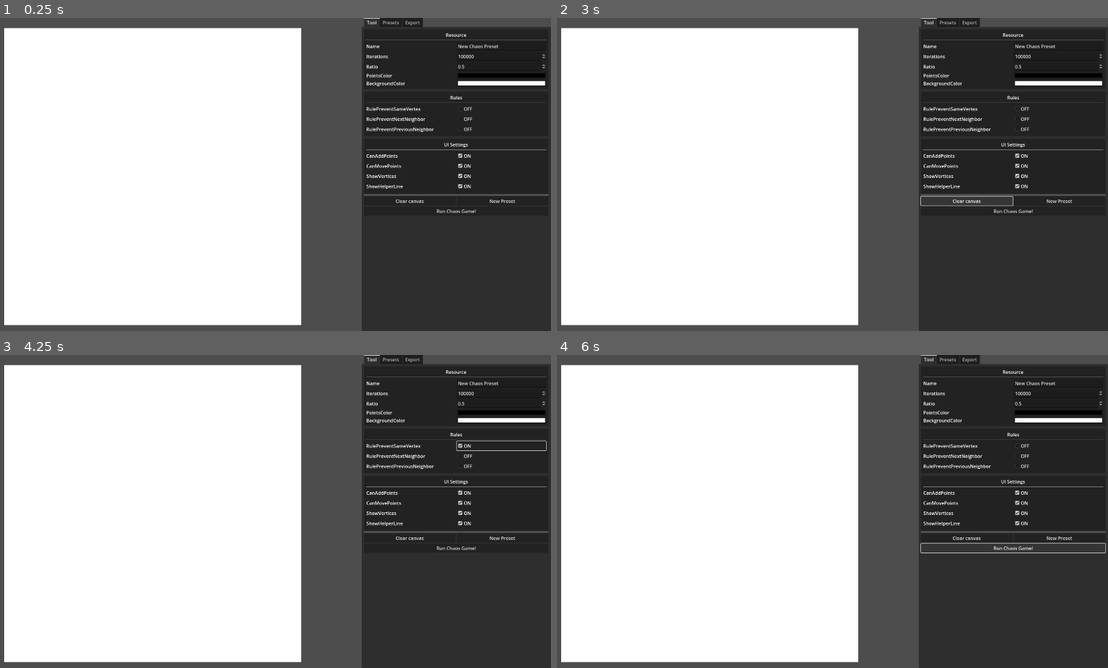
Above: before the commit, frames 1-4 (two rows, left to right).
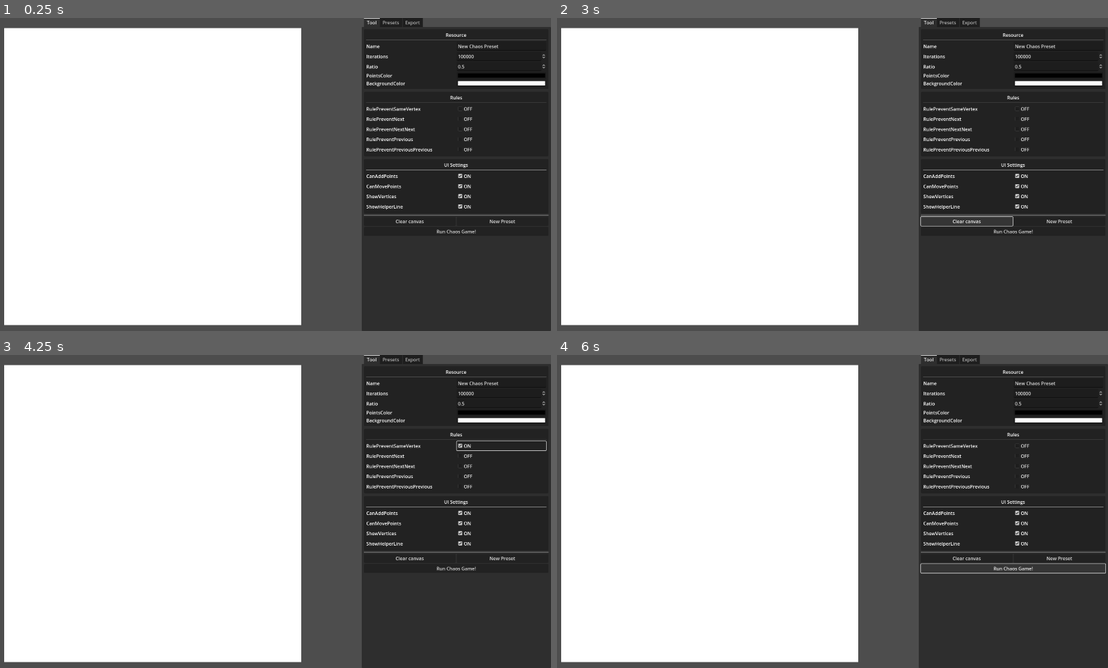
Above: after the commit, the same moments.

Repository: VojtaStruhar/chaos-game
Game: Godot game, scene res://main.tscn
The game is run twice, just before and just after one commit, with the same random seed, the same clock (stepped at 60 frames per second) and the same inputs.
Inputs:
- Up to frame 1 (0.25 s): no input
- Up to frame 2 (3 s): click "Run Chaos Game!" at 0.5 s; click "OFF" at 1.25 s; click "ON" at 2 s; click "Clear canvas" at 2.75 s
- Up to frame 3 (4.25 s): click "OFF" at 3.5 s
- Up to frame 4 (6 s): click "ON" at 4.25 s; click "Clear canvas" at 5 s; click "Run Chaos Game!" at 5.75 s

The runs differ from the first frame. In frame 1, 1.2% of the frame differs, in the area x 66-100%, y 31-69%; in frame 2, 1.4%; in frame 3, 1.2%; in frame 4, 1.6%, in the area x 65-100%, y 31-70%.

Commit message:
Add more rules

Diff:
--- a/ChaosGame.gd
+++ b/ChaosGame.gd
@@ -22,10 +22,14 @@
 		# Apply rules here
 		if preset.rule_prevent_same_vertex:
 			remove_indices.append(current_index)
-		if preset.rule_prevent_next_neighbor:
+		if preset.rule_prevent_next:
 			remove_indices.append((current_index + 1) % preset.points.size())
-		if preset.rule_prevent_previous_neighbor:
+		if preset.rule_prevent_next_next:
+			remove_indices.append((current_index + 2) % preset.points.size())
+		if preset.rule_prevent_previous:
 			remove_indices.append((current_index - 1 + preset.points.size()) % preset.points.size())
+		if preset.rule_prevent_previous_previous:
+			remove_indices.append((current_index - 2 + preset.points.size()) % preset.points.size())
 
 		# Remove (potential) duplicates
 		var remove_indices_unique = []
--- a/chaos_preset.gd
+++ b/chaos_preset.gd
@@ -47,15 +47,26 @@
 		rule_prevent_same_vertex = v
 		chaos_changed.emit()
 
-@export var rule_prevent_next_neighbor: bool = false:
+@export var rule_prevent_next: bool = false:
 	set(v):
-		rule_prevent_next_neighbor = v
+		rule_prevent_next = v
 		chaos_changed.emit()
 
-@export var rule_prevent_previous_neighbor: bool = false:
+@export var rule_prevent_next_next: bool = false:
 	set(v):
-		rule_prevent_previous_neighbor = v
+		rule_prevent_next_next = v
 		chaos_changed.emit()
+
+@export var rule_prevent_previous: bool = false:
+	set(v):
+		rule_prevent_previous = v
+		chaos_changed.emit()
+
+@export var rule_prevent_previous_previous: bool = false:
+	set(v):
+		rule_prevent_previous_previous = v
+		chaos_changed.emit()
+
 
 @export_group("UI Settings")
 
